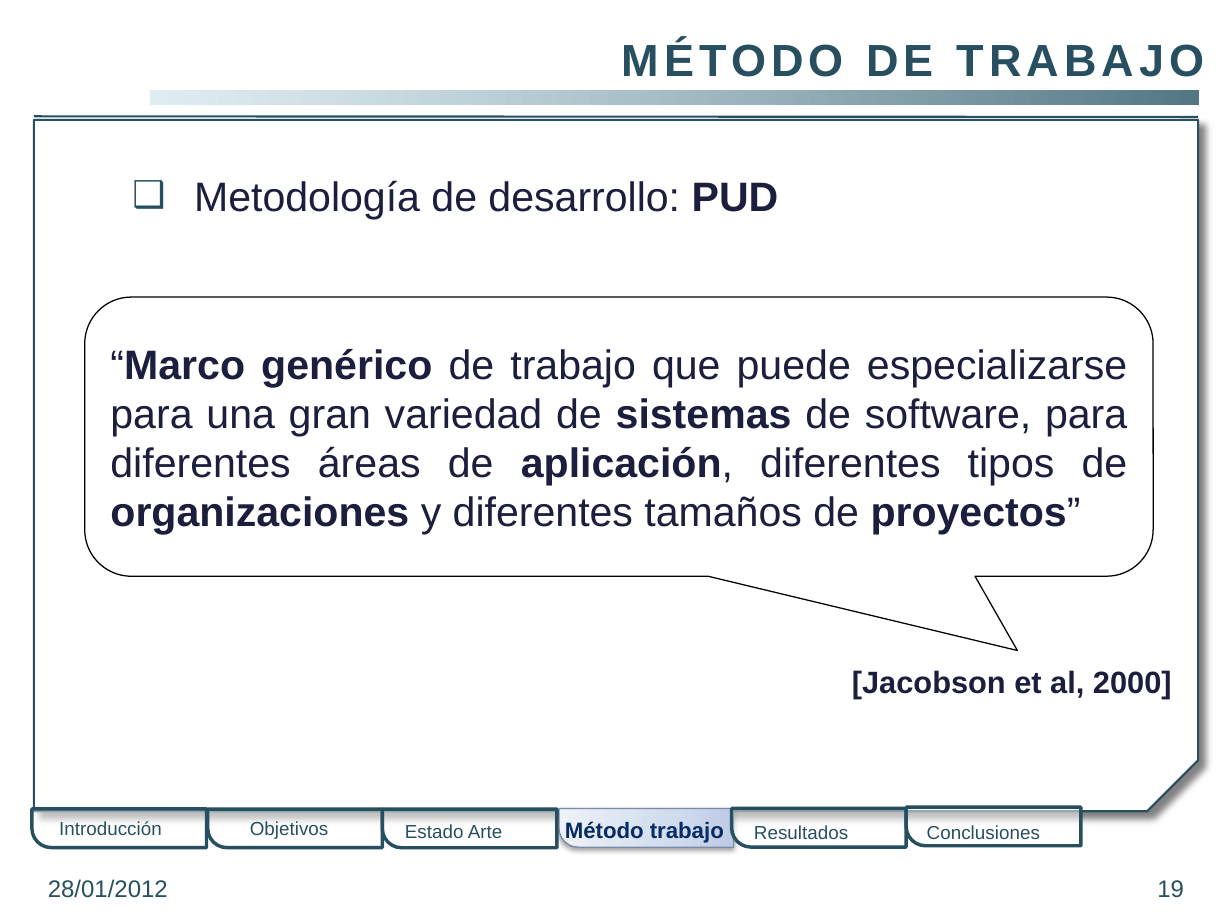
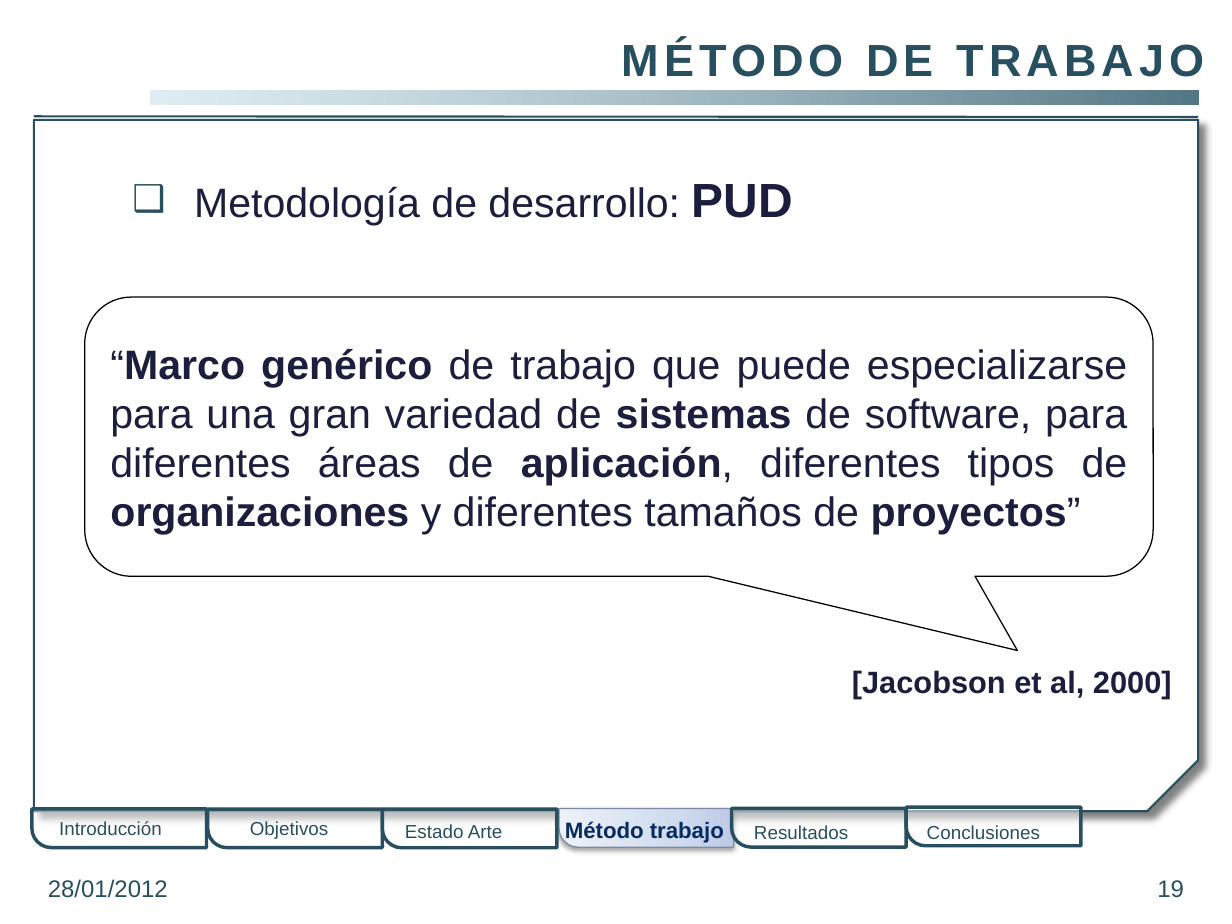
Before and after one commit to gangadhar001/repo-pfc, a slide deck: slide 19 of PFC/Presentacion/PresentacionPFC.pptx. Drawn at 1232x924 pixels with LibreOffice and Linux fonts; fonts in the diff are those of the drawing; background and template pictures are left out. Boxes give left, top, right and bottom in pixels: in the first picture for what was removed or moved away, otherwise in the second. Text is boxed around its words. In the diff, an @@ line names an element or a change of style, - is before the commit and + after.

```diff
--- a/PFC/Presentacion/PresentacionPFC.pptx
+++ b/PFC/Presentacion/PresentacionPFC.pptx
@@ text "Metodología de desarrollo: PUD" at <box>194,184,793,226</box>: size 24 to 28 pt in "PUD" @@
```
Also in this commit, not shown: 23 other slides changed.
